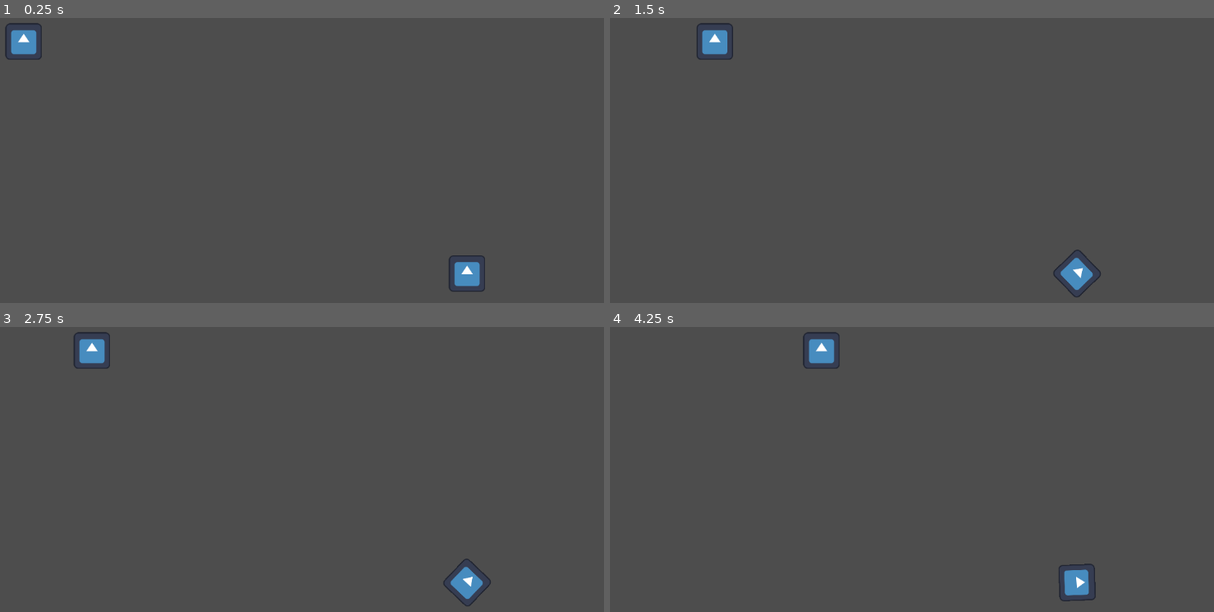
Above: before the commit, frames 1-4 (two rows, left to right).
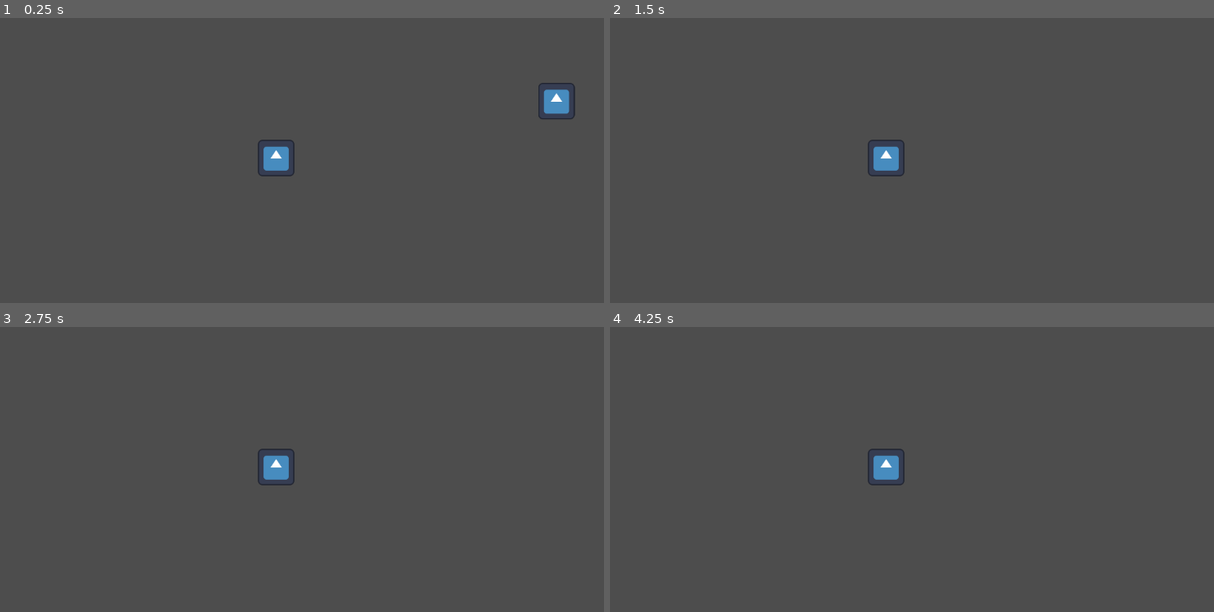
Above: after the commit, the same moments.

Repository: rrh3969/granolajam
Game: Godot game, scene res://game.tscn
Same seed, same stepped clock (60 frames per second), same inputs: the game is played once before the commit and once after it. The engine's default icon, where the game draws it, is replaced by a stand-in: a white triangle on a blue panel in a dark square.
Inputs (mouse positions are in pixels of both pictures, inside the frame that each line leads up to):
- Up to frame 1 (0.25 s): no input
- Up to frame 2 (1.5 s): tap Enter (ui_accept) at 0.5, 0.77 s; move the mouse to (1032, 140) at 0.52 s; hold Right (ui_right) from 0.53 s (still down); move the mouse to (754, 177) at 1.27 s
- Up to frame 3 (2.75 s): tap Enter (ui_accept) at 1.52 s; move the mouse to (344, 386) at 2.02 s; release Right (ui_right) at 2.03 s; hold Left (ui_left) from 2.03 s (still down)
- Up to frame 4 (4.25 s): move the mouse to (851, 540) at 2.77 s; release Left (ui_left) at 2.78 s; hold Right (ui_right) from 2.78 s (still down); tap Enter (ui_accept) at 3.02, 3.77 s; move the mouse to (1081, 523) at 3.52 s

The runs differ from the first frame. In frame 1, 2.0% of the frame differs, in the area x 0-96%, y 1-96%; in frame 2, 1.4%; in frame 3, 1.5%; in frame 4, 1.5%.

Commit message:
jdksfjjfkdljf

Diff:
--- a/granolajam/basictower.gd
+++ b/granolajam/basictower.gd
@@ -1,18 +1,17 @@
-extends Node2D
+extends CharacterBody2D
 
 var enemyInRange = false
 var enemy
 
 func _physics_process(delta: float) -> void:
-	if(enemyInRange):
-		rotation = enemy.position.angle_to_point(position)
-	else:
+	#look_at(get_global_mouse_position())
+	if(enemy):
+		look_at(enemy.position)
 		pass
 
 func _on_range_body_entered(body: Node2D) -> void:
-	enemyInRange = true
 	enemy = body
 
 
 func _on_range_body_exited(body: Node2D) -> void:
-	enemyInRange = false
+	enemy = null
--- a/granolajam/game.tscn
+++ b/granolajam/game.tscn
@@ -1,26 +1,23 @@
-[gd_scene load_steps=6 format=3 uid="uid://bwy4352cudym2"]
+[gd_scene load_steps=5 format=3 uid="uid://bwy4352cudym2"]
 
 [ext_resource type="Texture2D" uid="uid://dtwus6rqryv7x" path="res://icon.svg" id="1_sjkdc"]
-[ext_resource type="Script" path="res://basictower.gd" id="1_upy82"]
 [ext_resource type="Script" path="res://testmover.gd" id="1_ws422"]
 [ext_resource type="PackedScene" uid="uid://c16yogxb6h5rb" path="res://basictower.tscn" id="4_2rqw2"]
 
-[sub_resource type="RectangleShape2D" id="RectangleShape2D_if1wd"]
+[sub_resource type="RectangleShape2D" id="RectangleShape2D_pehek"]
 
-[node name="Node2D" type="Node2D"]
-script = ExtResource("1_upy82")
+[node name="Node" type="Node"]
 
 [node name="Tower" parent="." instance=ExtResource("4_2rqw2")]
-position = Vector2(671, 406)
 
 [node name="CharacterBody2D" type="CharacterBody2D" parent="."]
 script = ExtResource("1_ws422")
 
 [node name="CollisionShape2D" type="CollisionShape2D" parent="CharacterBody2D"]
-shape = SubResource("RectangleShape2D_if1wd")
+shape = SubResource("RectangleShape2D_pehek")
 
 [node name="Sprite2D" type="Sprite2D" parent="CharacterBody2D"]
-position = Vector2(-887, -409)
+position = Vector2(912, -200)
 texture = ExtResource("1_sjkdc")
 
 [node name="Camera2D" type="Camera2D" parent="."]
